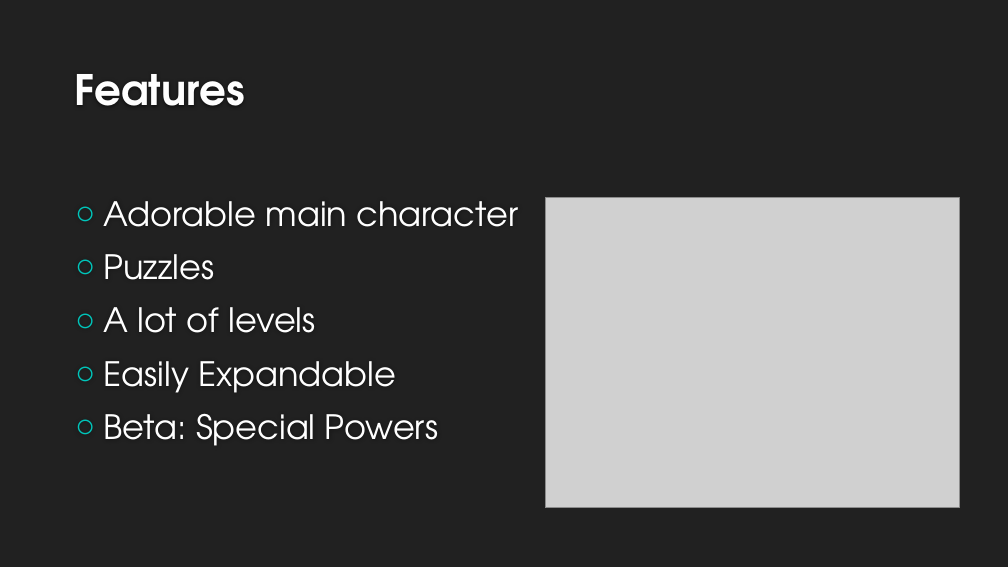
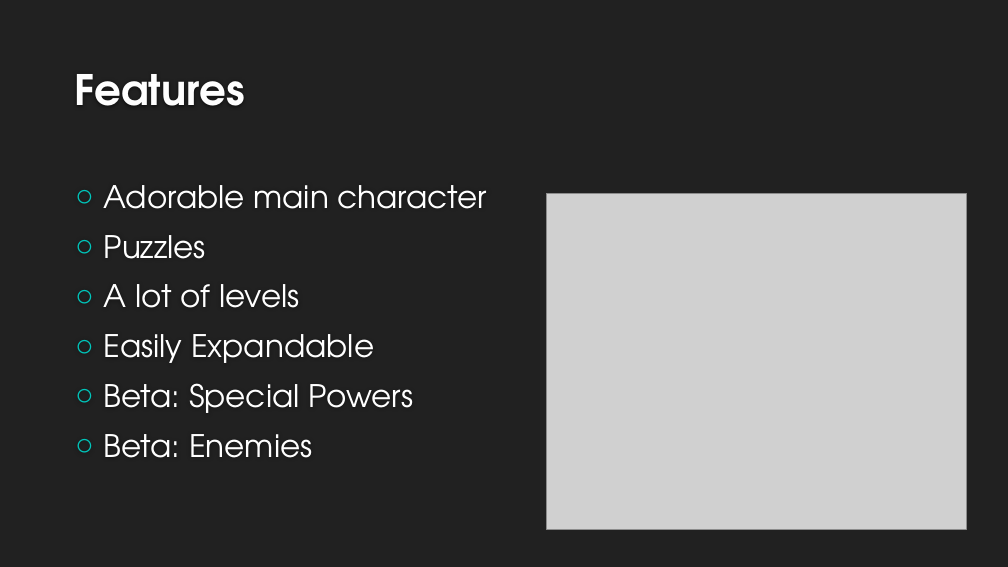
Before and after one commit to killjoy01/SeniorProject, a slide deck: slide 3 of Presentation.ppx.pptx. Drawn at 1008x567 pixels with LibreOffice and Linux fonts; fonts in the diff are those of the drawing; grey boxes stand for pictures; background and template pictures are left out. Boxes give left, top, right and bottom in pixels: in the first picture for what was removed or moved away, otherwise in the second. Text is boxed around its words. In the diff, an @@ line names an element or a change of style, - is before the commit and + after.

```diff
--- a/Presentation.ppx.pptx
+++ b/Presentation.ppx.pptx
@@ text at [104, 185, 487, 413]: size 32 to 29.6 pt in "Adorable main character", "Puzzles", "A lot of levels", "Easily Expandable" and 1 more places @@
@@ picture: place and size @@
-picture at [545, 197, 960, 508]
+picture at [547, 194, 966, 529]
@@ text at [104, 434, 312, 458]: paragraph added @@
+○ Beta: Enemies
```
Also in this commit, not shown: 1 other slide changed, 1 slide added, 1 other file.
